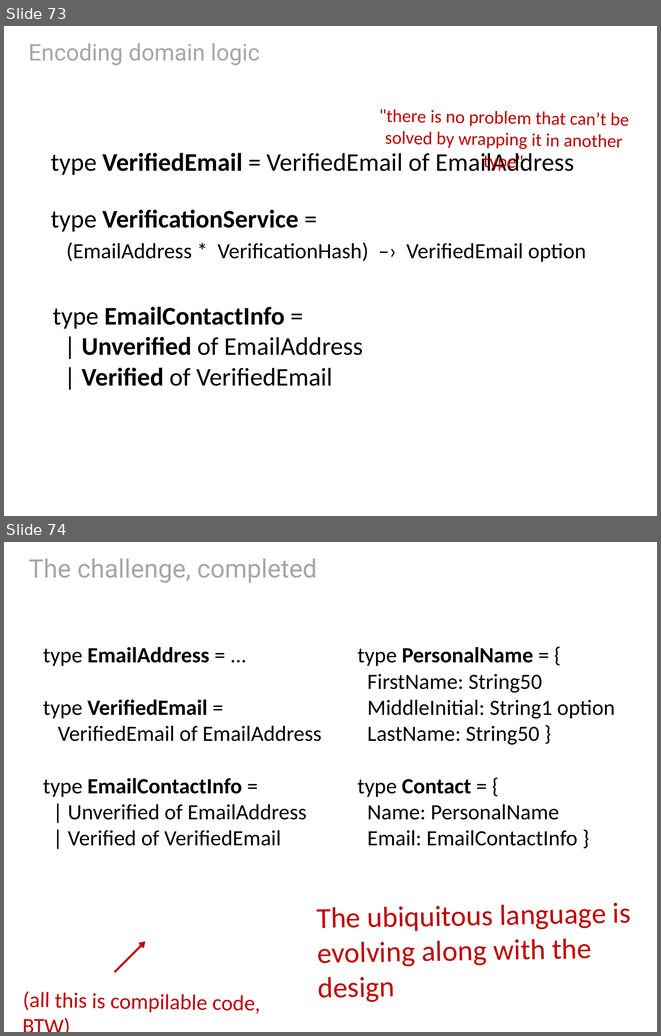
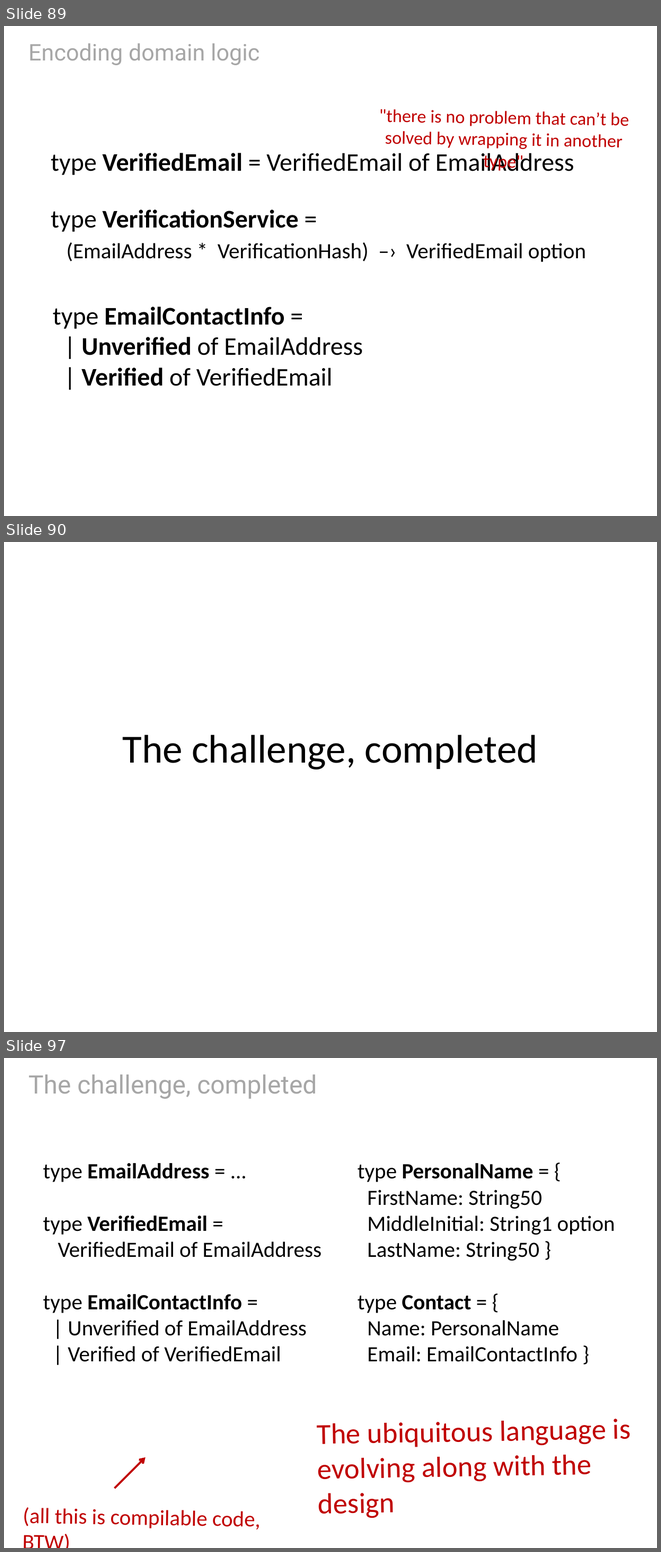
Before and after one commit to swlaschin/DomainModellingInFsharp, a slide deck: slides/3-ProgFsharp-DDD.pptx. Shown one above the other, each under a label of ours: slides 73 and 74 before the commit, slides 89, 90 and 97 after it; the slides between them are not shown. The pictures are 661x1036 and 661x1552 pixels, drawn with LibreOffice and Linux fonts; fonts in the diff are those of the drawing. Boxes give left, top, right and bottom in pixels: in the first picture for what was removed or moved away, otherwise in the second. Text is boxed around its words. In the diff, an @@ line names an element or a change of style, - is before the commit and + after.

```diff
--- a/slides/3-ProgFsharp-DDD.pptx
+++ b/slides/3-ProgFsharp-DDD.pptx
@@ slide 90 added at (4, 542, 657, 1032), background #FFFFFF @@
@@ title added at (123, 734, 538, 769), 44 pt, text #000000 @@
+The challenge, completed
@@ what was slide 73 is now slide 89 @@
@@ what was slide 74 is now slide 97 @@
```
Also in this commit, not shown: 1 slide changed, 23 other slides added.
